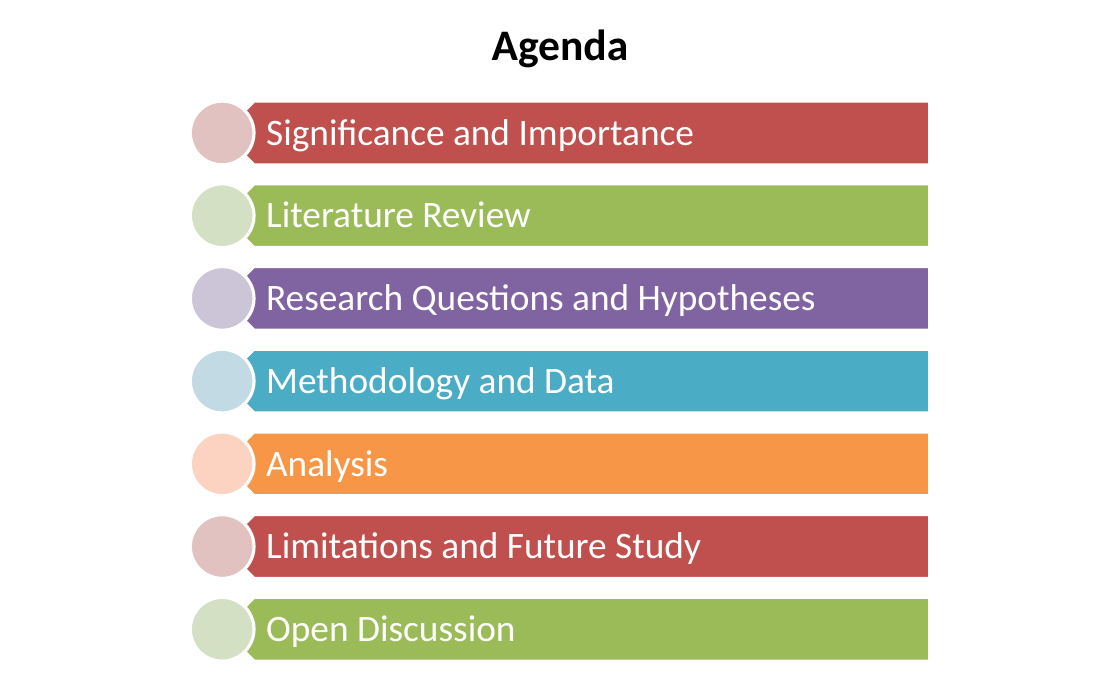
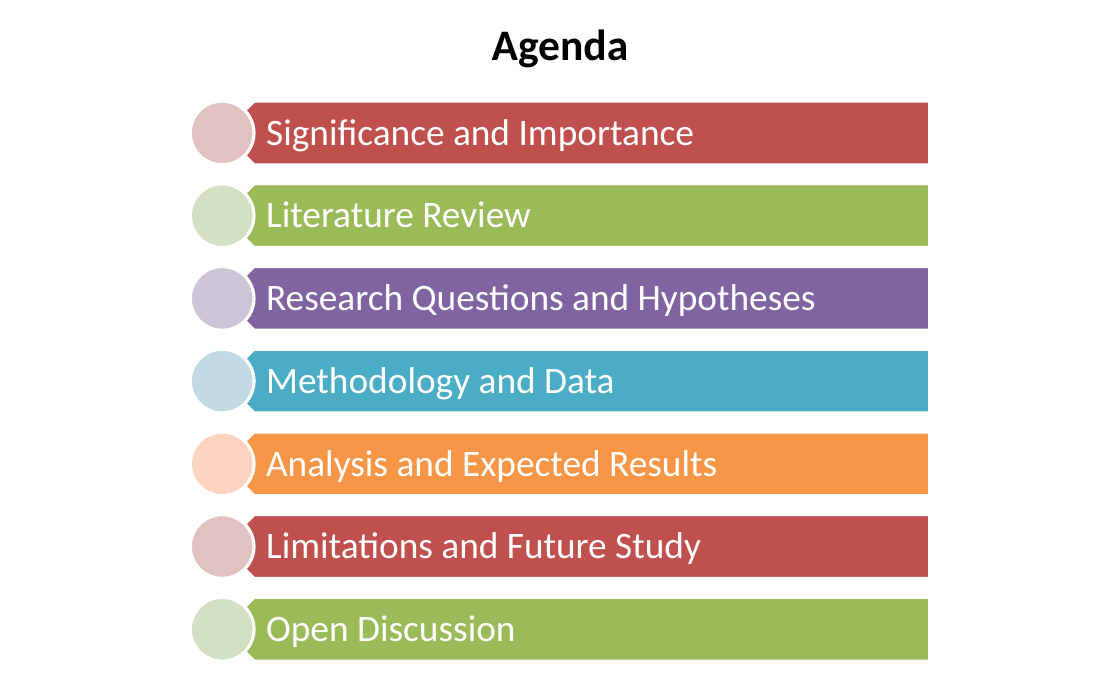
Before and after one commit to SLU-Courses-Townes/SOC5600, a slide deck: slide 2 of FinalProject/Presentation/Townes_SOC5600_FinalProject_Presentation.pptx. Drawn at 1120x700 pixels with LibreOffice and Linux fonts; fonts in the diff are those of the drawing. Boxes give left, top, right and bottom in pixels: in the first picture for what was removed or moved away, otherwise in the second. Text is boxed around its words. In the diff, an @@ line names an element or a change of style, - is before the commit and + after.

```diff
--- a/FinalProject/Presentation/Townes_SOC5600_FinalProject_Presentation.pptx
+++ b/FinalProject/Presentation/Townes_SOC5600_FinalProject_Presentation.pptx
@@ text at (266,450,717,482): text changed @@
-Analysis
+Analysis and Expected Results
```
Also in this commit, not shown: 4 other slides changed, 7 slides added, 4 slides removed.
